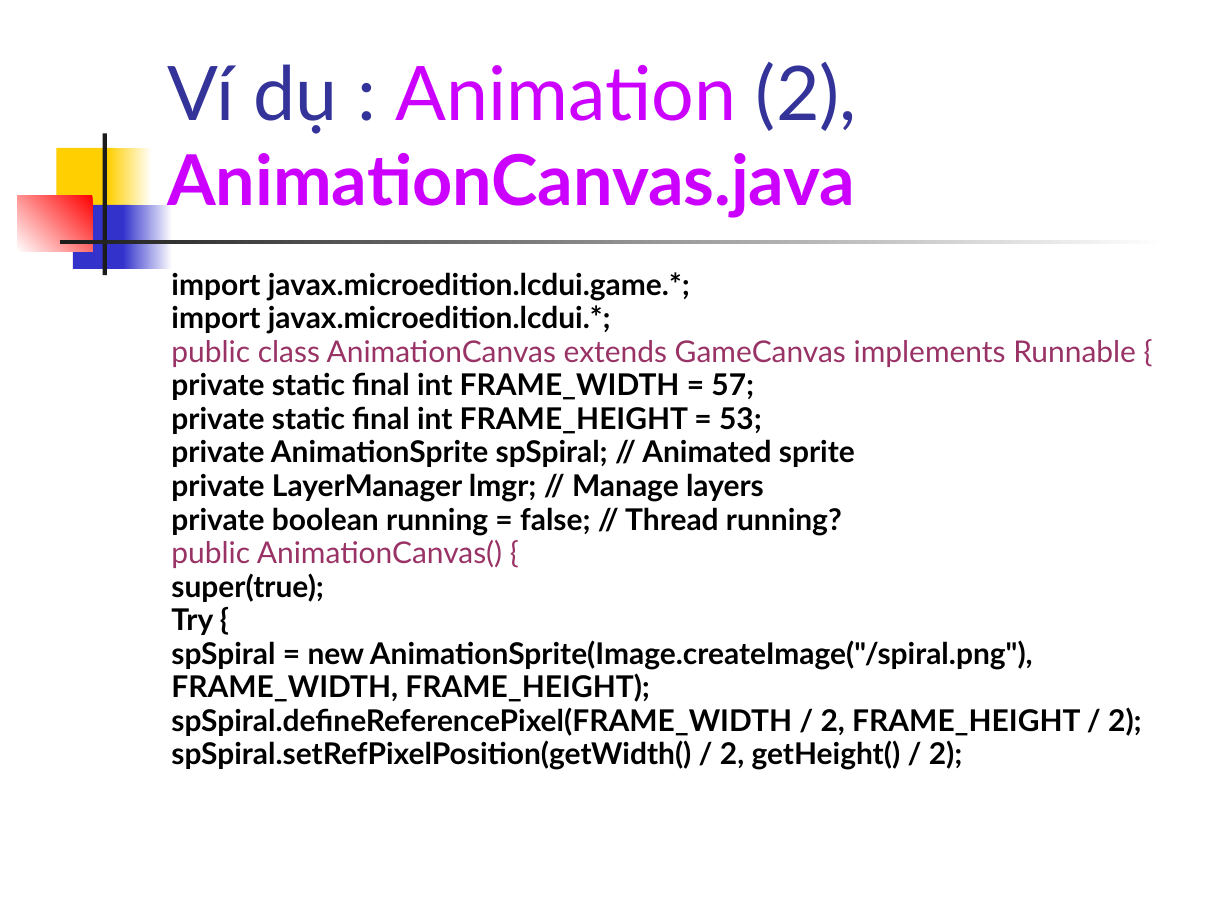
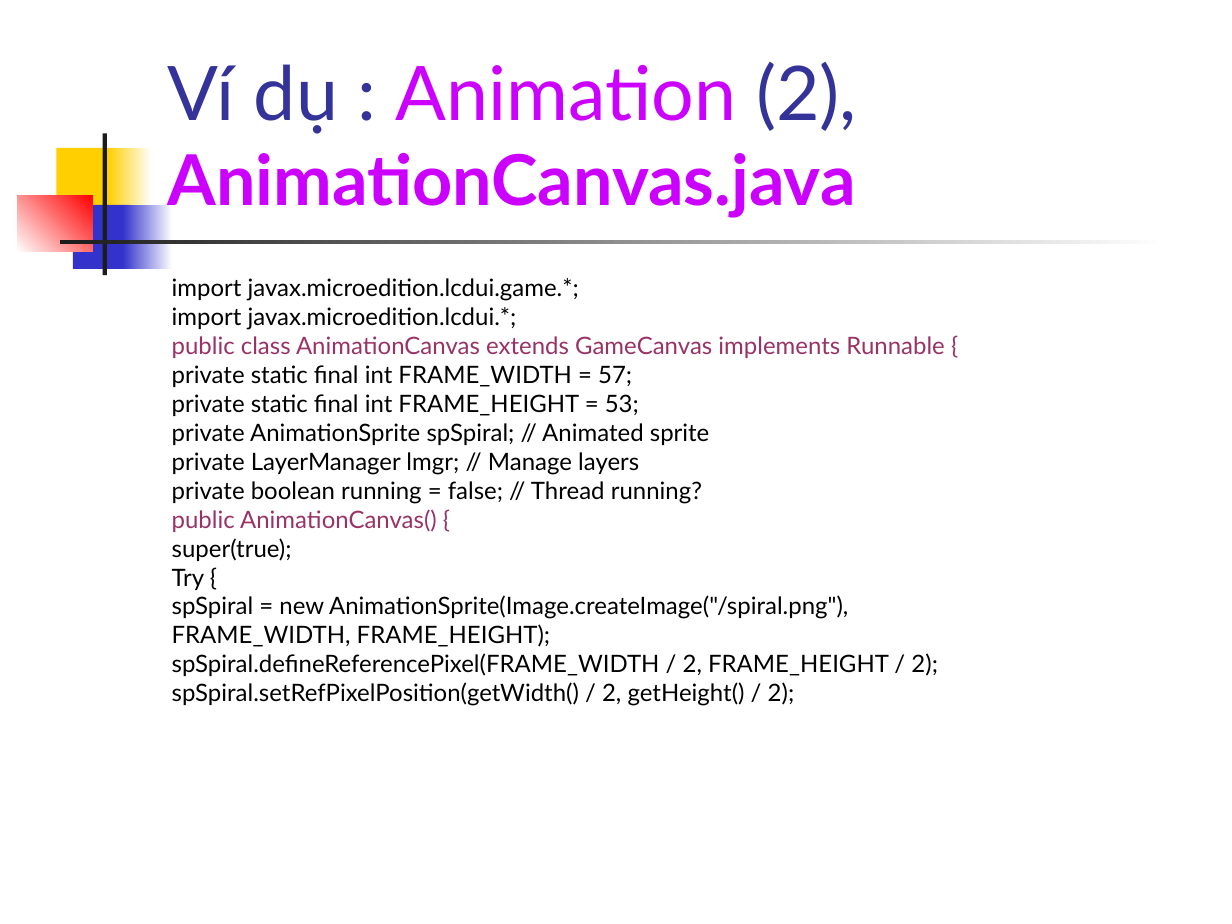
Before and after one commit to phamtuanchip/labs, a slide deck: slide 12 of M1304M-C1304M/j2me/slides/Session14.ppt. Drawn at 1232x924 pixels with LibreOffice and Linux fonts; fonts in the diff are those of the drawing. Boxes give left, top, right and bottom in pixels: in the first picture for what was removed or moved away, otherwise in the second. Text is boxed around its words. In the diff, an @@ line names an element or a change of style, - is before the commit and + after.

```diff
--- a/M1304M-C1304M/j2me/slides/Session14.ppt
+++ b/M1304M-C1304M/j2me/slides/Session14.ppt
@@ text "import javax.microedition.lcdui.game.*;" at <box>172,278,944,706</box>: size 17.5 to 14 pt; bold off in "import javax.microedition.lcdui.game.*;", "import javax.microedition.lcdui.*;", "private static final int FRAME_WIDTH = 57;", "private static final int FRAME_HEIGHT = 53;" and 9 more places; line spacing 0.6 to 0.8; less space between paragraphs @@
```
Also in this commit, not shown: 22 other slides changed, 27 other files.
